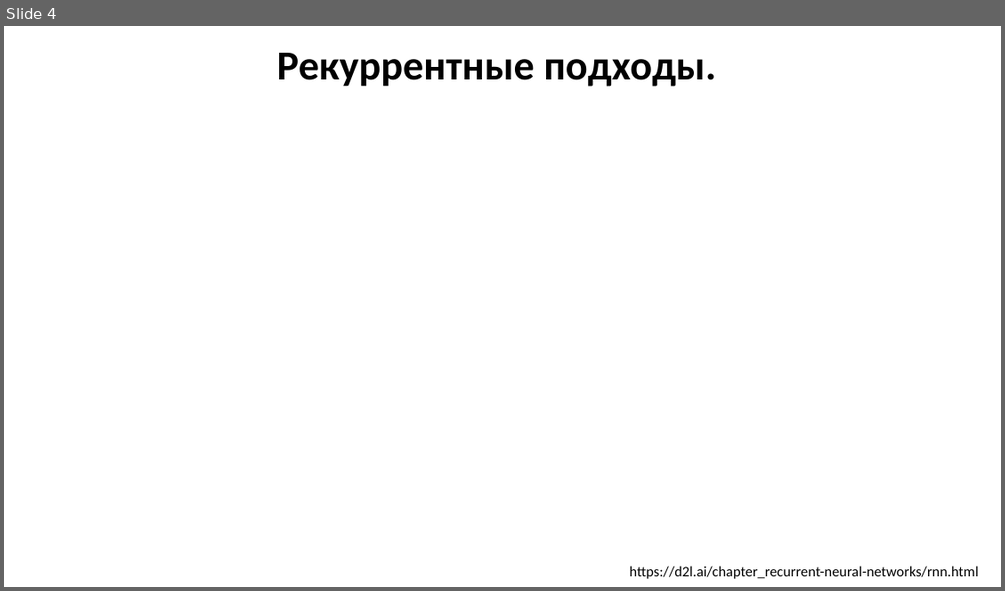
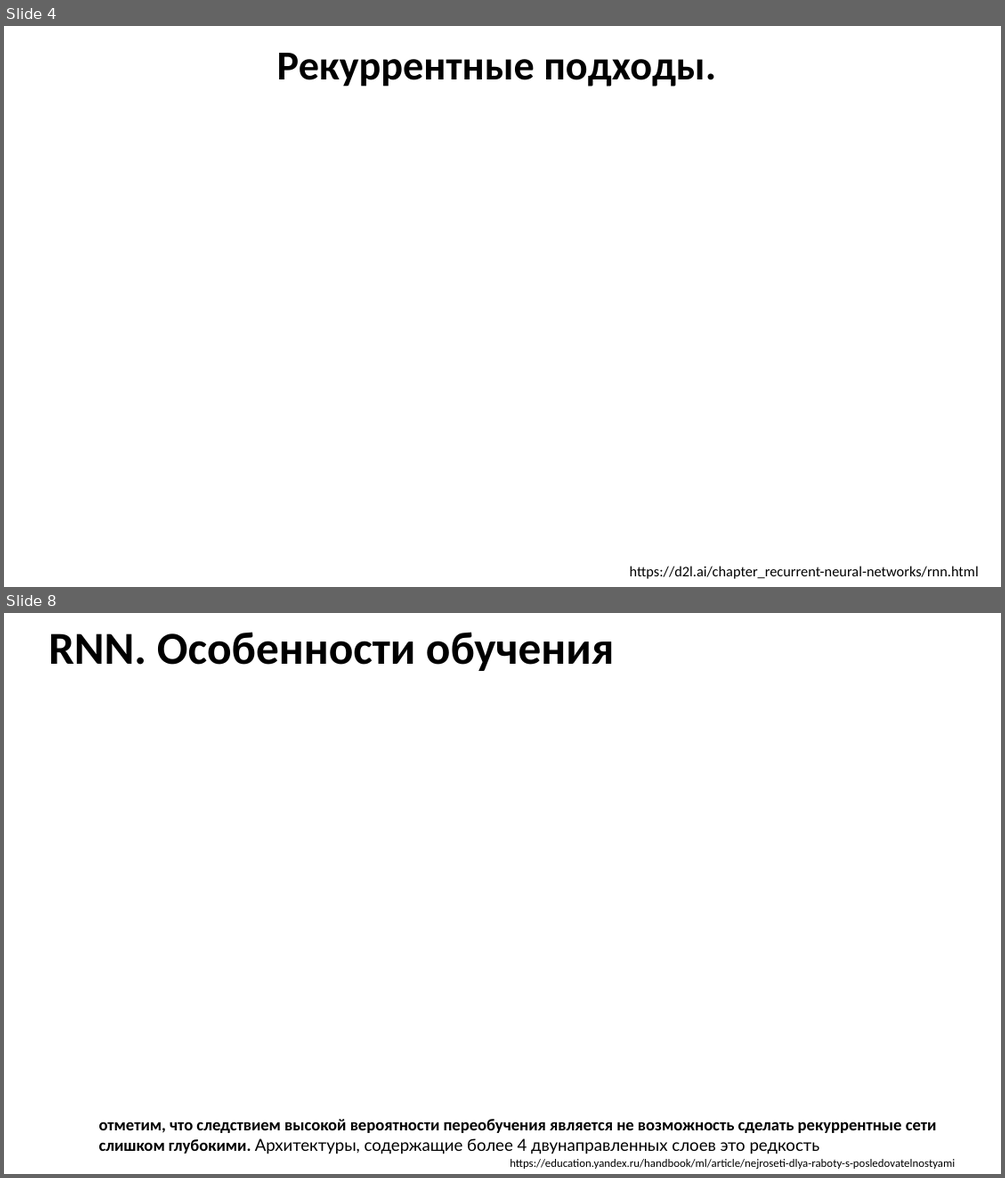
Before and after one commit to MVRonkin/TimeSeriesCourse, a slide deck: 2025/LEC/07-2 RNN.pptx. Shown one above the other, each under a label of ours: slide 4 before the commit, slides 4 and 8 after it; the slides between them are not shown. The pictures are 1005x591 and 1005x1178 pixels, drawn with LibreOffice and Linux fonts; fonts in the diff are those of the drawing; grey boxes stand for pictures; background and template pictures are left out. Boxes give left, top, right and bottom in pixels: in the first picture for what was removed or moved away, otherwise in the second. Text is boxed around its words. In the diff, an @@ line names an element or a change of style, - is before the commit and + after.

```diff
--- a/2025/LEC/07-2 RNN.pptx
+++ b/2025/LEC/07-2 RNN.pptx
@@ slide 8 added at [4, 613, 1001, 1174], background picture (left out) @@
@@ title added at [48, 632, 615, 671], 44 pt, text #000000, bold @@
+RNN. Особенности обучения
@@ rectangle added at [495, 613, 510, 633], fill #FFFFFF @@
@@ text added at [99, 1119, 937, 1154], 16 pt, text #000000, bold @@
+отметим, что следствием высокой вероятности переобучения является не возможность сделать рекуррентные сети слишком глубокими. Архитектуры, содержащие более 4 двунаправленных слоев это редкость
@@ text added at [510, 1159, 955, 1169], 11 pt, text #000000 @@
+https://education.yandex.ru/handbook/ml/article/nejroseti-dlya-raboty-s-posledovatelnostyami
```
Also in this commit, not shown: 1 slide changed, 12 other slides added, 85 slides removed.
